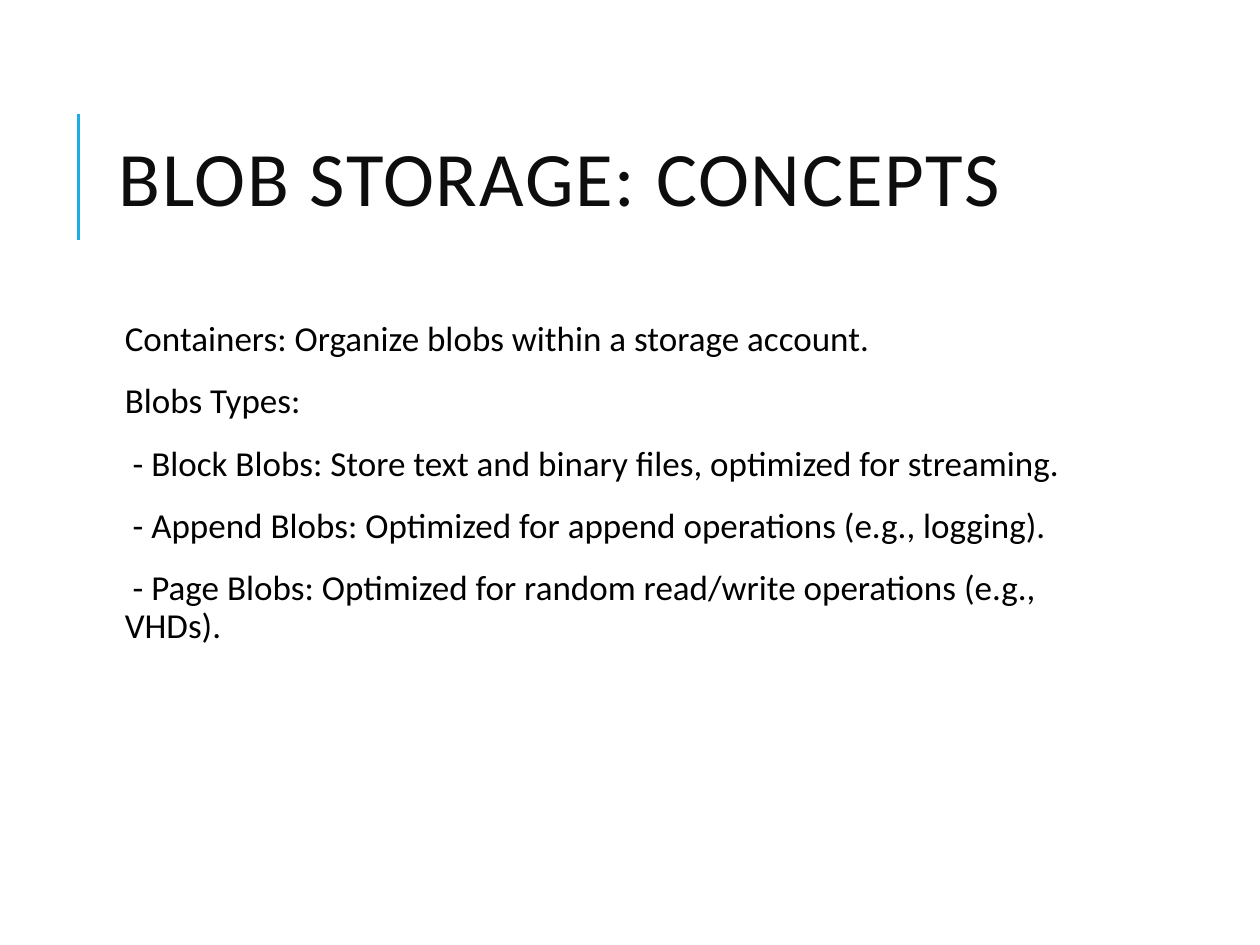
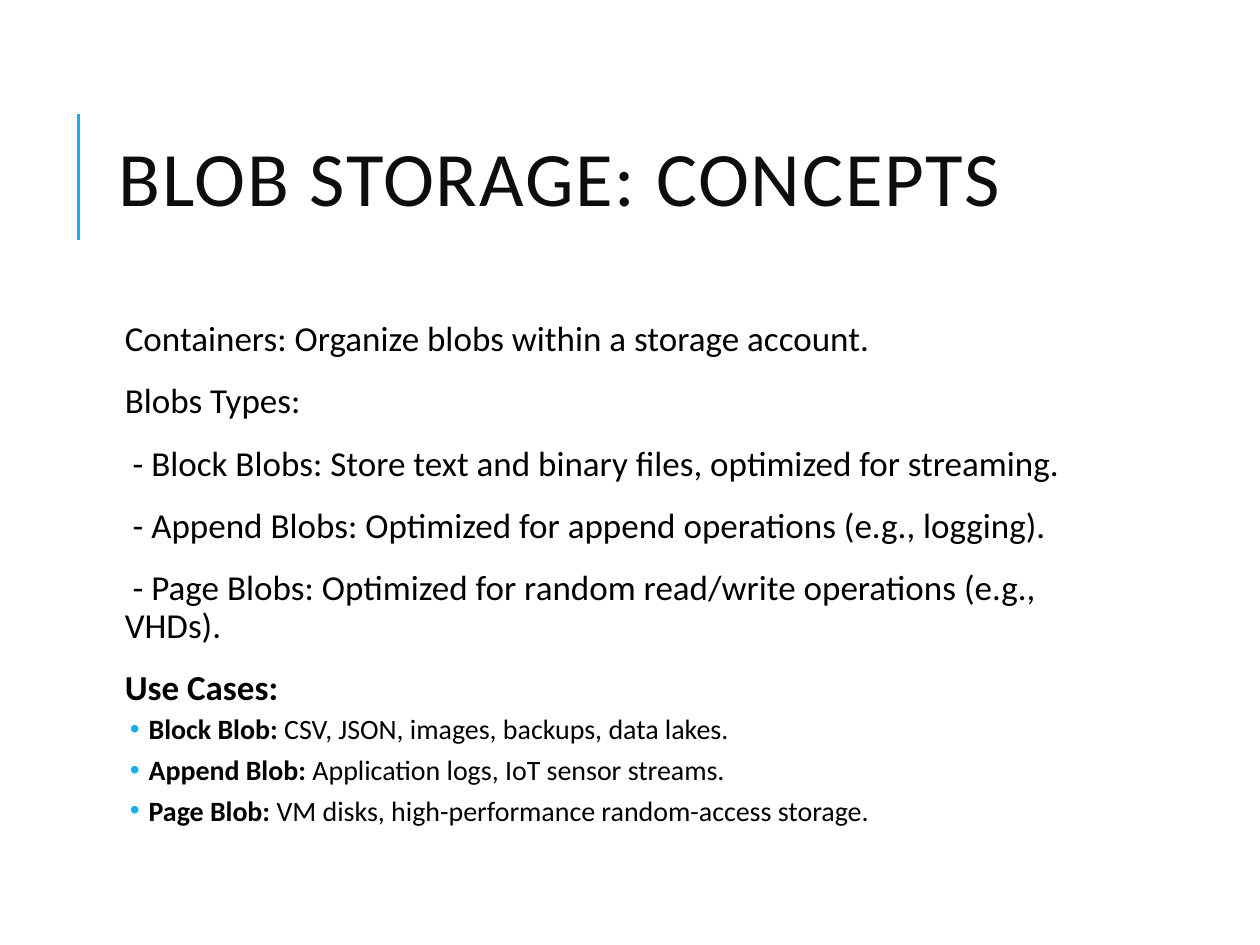
Before and after one commit to vivek1570/DE-Content-WithSnowflakes, a slide deck: slide 4 of Week-1/Day-2/Azure_Storage_Deep_Dive.pptx (slide 3 before the commit). Drawn at 1260x945 pixels with LibreOffice and Linux fonts; fonts in the diff are those of the drawing. Boxes give left, top, right and bottom in pixels: in the first picture for what was removed or moved away, otherwise in the second. Text is boxed around its words. In the diff, an @@ line names an element or a change of style, - is before the commit and + after.

```diff
--- a/Week-1/Day-2/Azure_Storage_Deep_Dive.pptx
+++ b/Week-1/Day-2/Azure_Storage_Deep_Dive.pptx
@@ text at bbox=[125, 677, 869, 826]: paragraphs added @@
+  Use Cases:
+  • Block Blob: CSV, JSON, images, backups, data lakes.
+  • Append Blob: Application logs, IoT sensor streams.
+  • Page Blob: VM disks, high-performance random-access storage.
```
Also in this commit, not shown: 3 other slides changed, 1 slide added, 2 other files.
